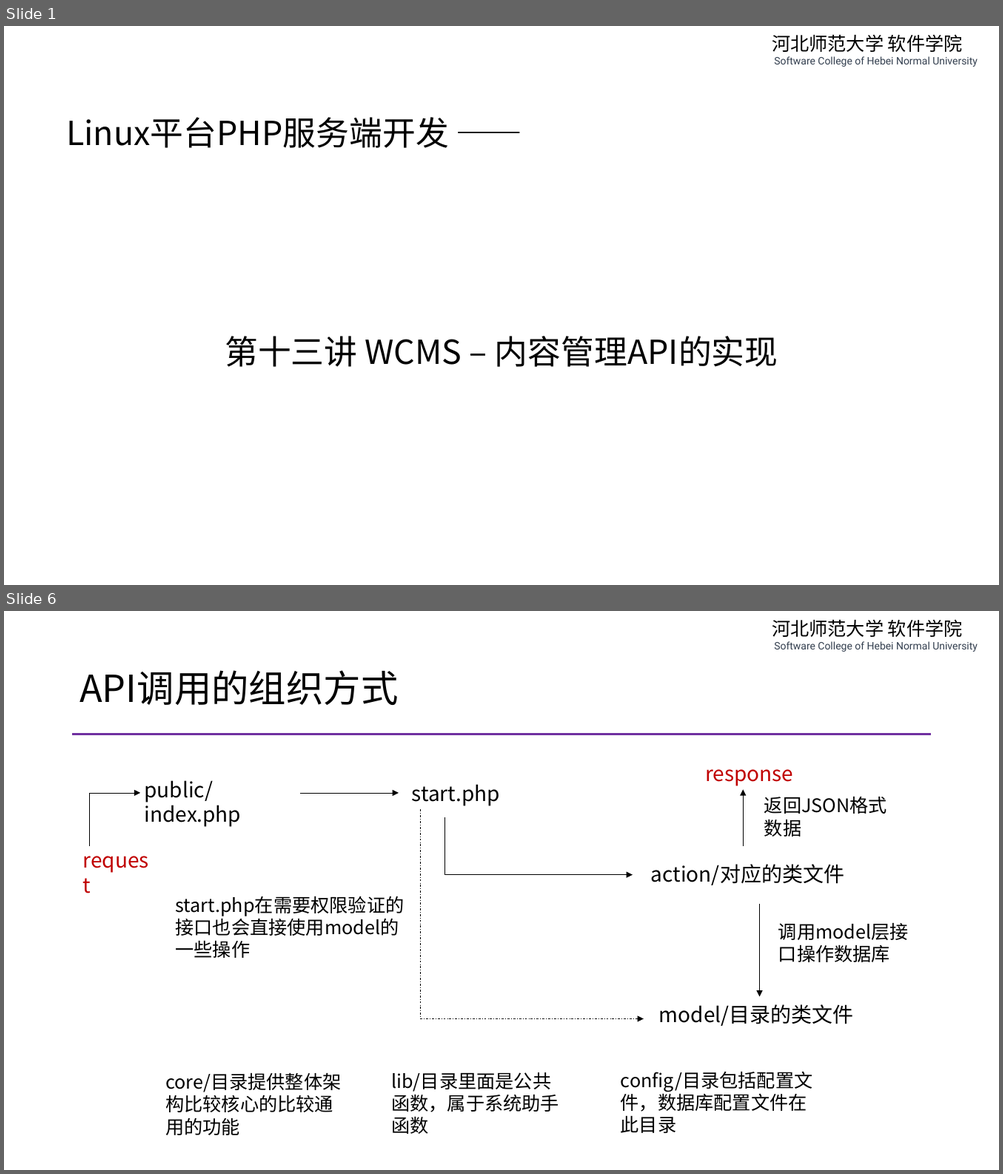
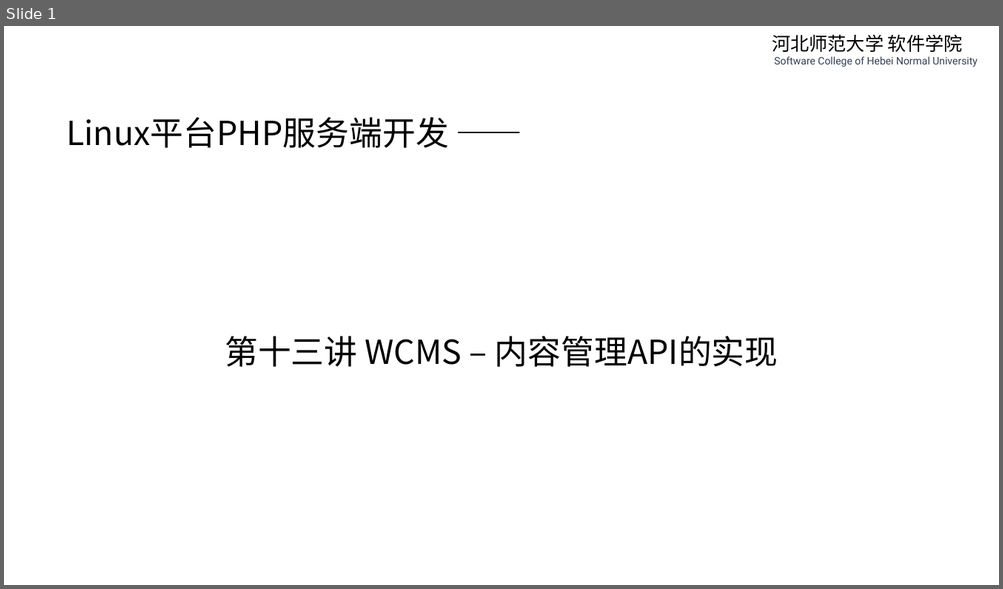
Before and after one commit to edu2act/course-php-serverside-development-on-linux, a slide deck: materials/slides/ch13-wcms-content-management.pptx. Shown one above the other, each under a label of ours: slides 1 and 6 before the commit, slide 1 after it; the slides between them are not shown. The pictures are 1003x1174 and 1003x589 pixels, drawn with LibreOffice and Linux fonts; fonts in the diff are those of the drawing. Boxes give left, top, right and bottom in pixels: in the first picture for what was removed or moved away, otherwise in the second. Text is boxed around its words. In the diff, an @@ line names an element or a change of style, - is before the commit and + after.

```diff
--- a/materials/slides/ch13-wcms-content-management.pptx
+++ b/materials/slides/ch13-wcms-content-management.pptx
@@ slide 6 removed at (x1=4, y1=611, x2=999, y2=1170), background #FFFFFF; not listed: 1 template element that a slide beside it also shows @@
@@ title removed at (x1=79, y1=670, x2=398, y2=705) @@
-API调用的组织方式
@@ line removed from (73, 734) to (930, 734) @@
@@ group removed at (x1=76, y1=769, x2=908, y2=1136): 12 texts, 6 arrows, 3 lines @@
-core/目录提供整体架构比较核心的比较通用的功能
-lib/目录里面是公共函数，属于系统助手函数
-config/目录包括配置文件，数据库配置文件在此目录
-start.php
-public/index.php
-action/对应的类文件
-model/目录的类文件
-调用model层接口操作数据库
-start.php在需要权限验证的接口也会直接使用model的一些操作
-request
-response
-返回JSON格式数据
```
Also in this commit, not shown: 1 slide changed, 6 slides added, 4 other slides removed, 8 other files.
